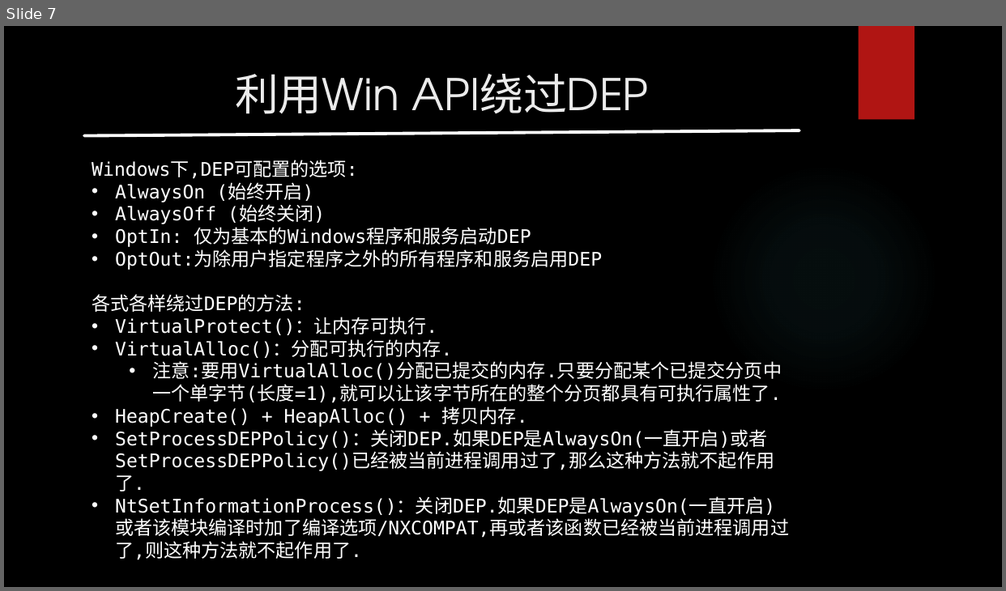
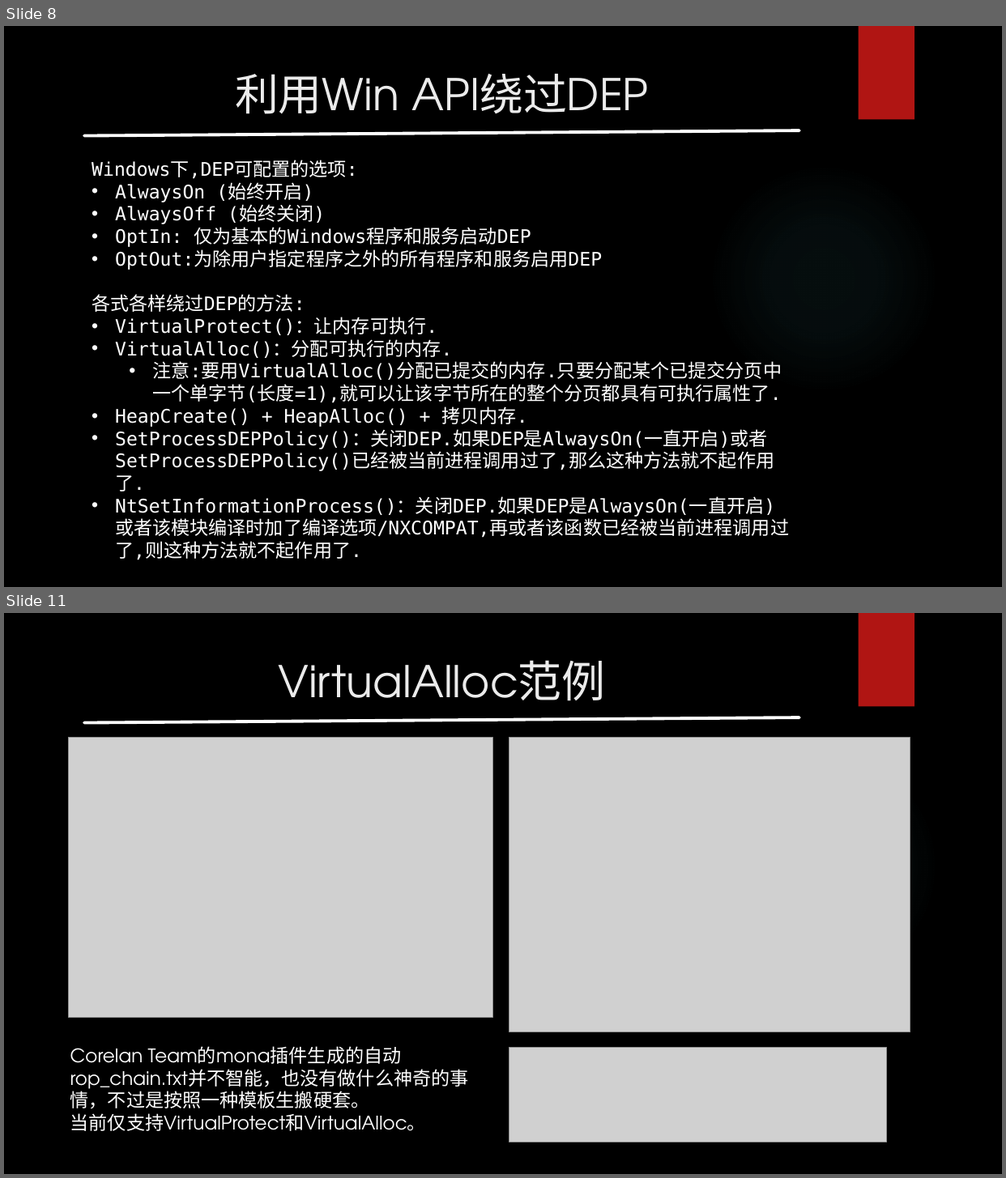
Before and after one commit to r00tk1ts/binary-security-tutorial, a slide deck: Windows环境下的ROP.pptx. Shown one above the other, each under a label of ours: slide 7 before the commit, slides 8 and 11 after it; the slides between them are not shown. The pictures are 1006x591 and 1006x1178 pixels, drawn with LibreOffice and Linux fonts; fonts in the diff are those of the drawing; grey boxes stand for pictures; background and template pictures are left out. Boxes give left, top, right and bottom in pixels: in the first picture for what was removed or moved away, otherwise in the second. Text is boxed around its words. In the diff, an @@ line names an element or a change of style, - is before the commit and + after.

```diff
--- a/Windows环境下的ROP.pptx
+++ b/Windows环境下的ROP.pptx
@@ slide 11 added at bbox=[4, 613, 1002, 1174], background picture (left out); not listed: 2 template elements that a slide beside it also shows @@
@@ title added at bbox=[278, 660, 606, 701], 42 pt, text #EBEBEB @@
+VirtualAlloc范例
@@ line added from (84, 723) to (799, 717), #FFFFFF 3 pt @@
@@ picture added at bbox=[68, 738, 492, 1018] @@
@@ picture added at bbox=[509, 738, 910, 1033] @@
@@ text added at bbox=[70, 1048, 469, 1131], 18 pt, text #FFFFFF @@
+Corelan Team的mona插件生成的自动rop_chain.txt并不智能，也没有做什么神奇的事情，不过是按照一种模板生搬硬套。
+当前仅支持VirtualProtect和VirtualAlloc。
@@ picture added at bbox=[509, 1047, 887, 1142] @@
@@ what was slide 7 is now slide 8 @@
```
Also in this commit, not shown: 4 slides changed, 4 other slides added, 1 slide removed, 30 other files.
